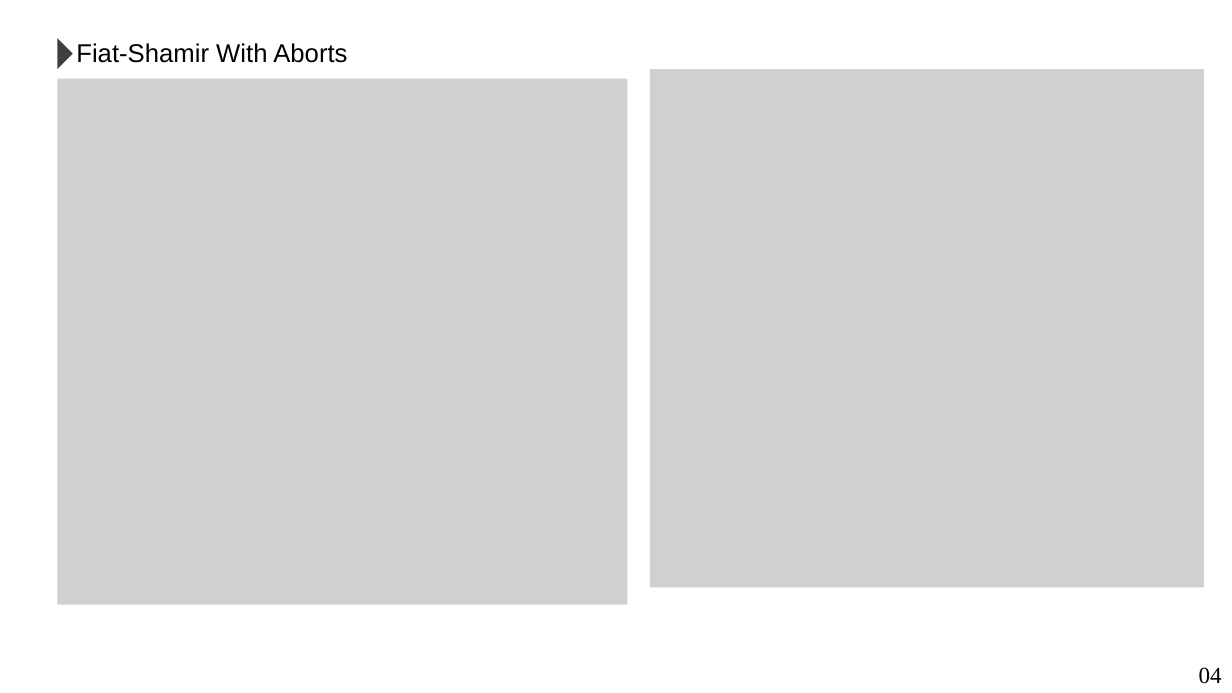
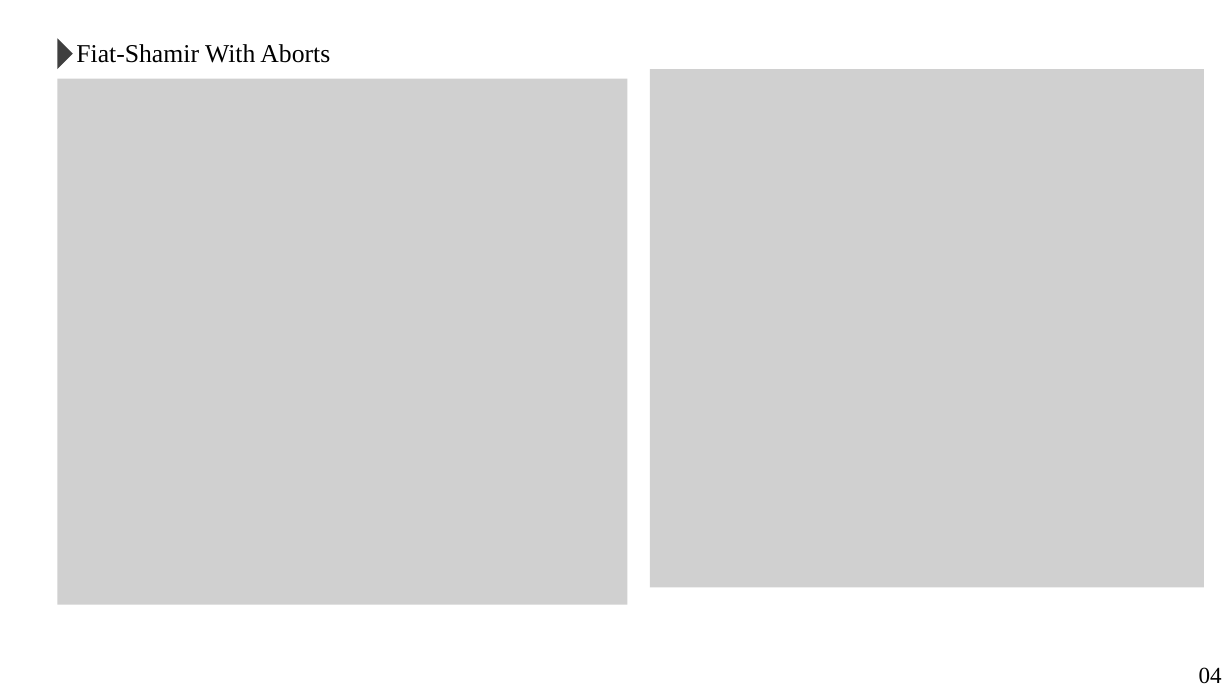
Before and after one commit to Fossum2523/ML_DSA, a slide deck: slide 6 of meeting/NIST_204_ML_DSA_10_08.pptx. Drawn at 1232x693 pixels with LibreOffice and Linux fonts; fonts in the diff are those of the drawing; grey boxes stand for pictures. Boxes give left, top, right and bottom in pixels: in the first picture for what was removed or moved away, otherwise in the second. Text is boxed around its words. In the diff, an @@ line names an element or a change of style, - is before the commit and + after.

```diff
--- a/meeting/NIST_204_ML_DSA_10_08.pptx
+++ b/meeting/NIST_204_ML_DSA_10_08.pptx
@@ text "Fiat-Shamir With Aborts" at (76, 44, 330, 63): font Arial to Times New Roman @@
```
Also in this commit, not shown: 1 other slide changed, 2 slides added, 2 other files.
